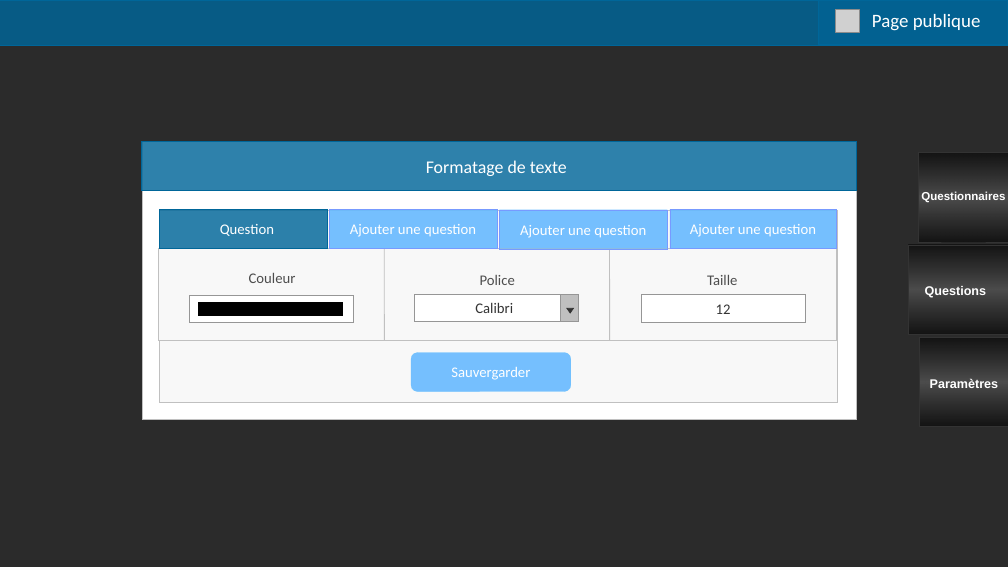
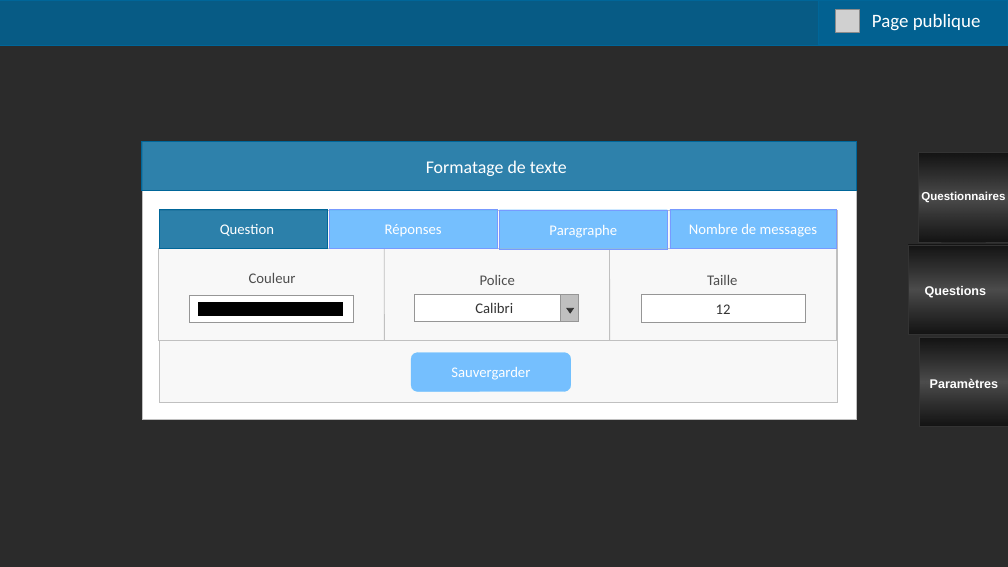
Before and after one commit to Airenn/Poll-Web, a slide deck: slide 1 of Poll-Web-master/maquette/maquette_page_parametre.ppt. Drawn at 1008x567 pixels with LibreOffice and Linux fonts; fonts in the diff are those of the drawing; grey boxes stand for pictures; background and template pictures are left out; a plain dark background stands for a picture behind light text. Boxes give left, top, right and bottom in pixels: in the first picture for what was removed or moved away, otherwise in the second. Text is boxed around its words. In the diff, an @@ line names an element or a change of style, - is before the commit and + after.

```diff
--- a/Poll-Web-master/maquette/maquette_page_parametre.ppt
+++ b/Poll-Web-master/maquette/maquette_page_parametre.ppt
@@ text in rectangle at box(385, 224, 442, 236): text changed @@
-Ajouter une question
+Réponses
@@ text in rectangle at box(549, 225, 617, 238): text changed @@
-Ajouter une question
+Paragraphe
@@ text in rectangle at box(689, 224, 818, 237): text changed @@
-Ajouter une question
+Nombre de messages
```
Also in this commit, not shown: 1 other file.
